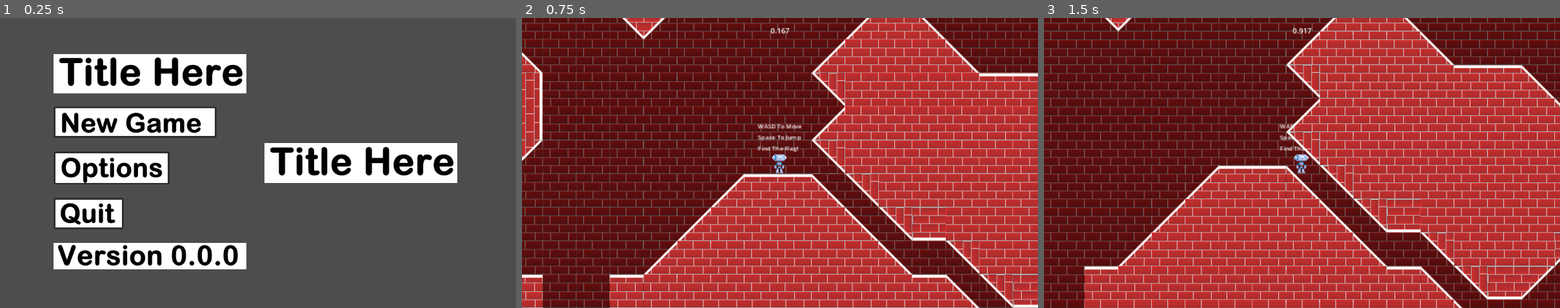
Above: before the commit, frames 1-3 (left to right).
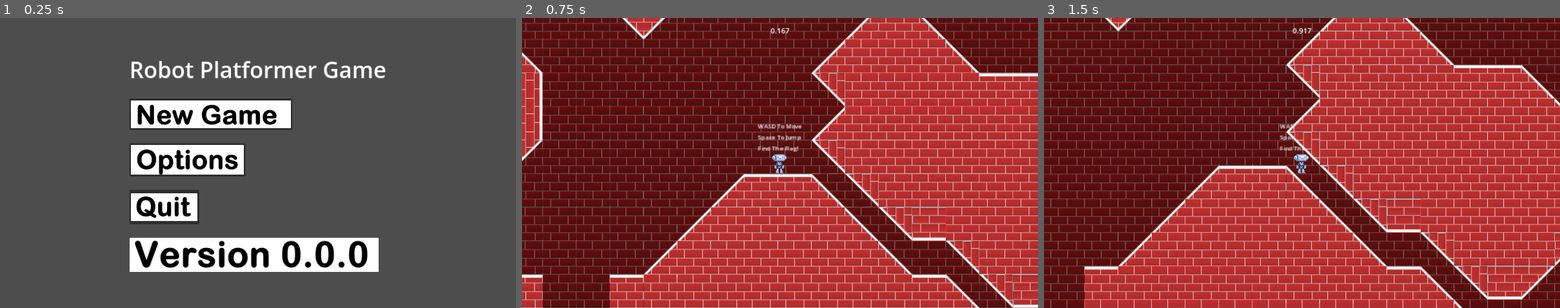
Above: after the commit, the same moments.

Repository: Lucas20002/Programming-Internal
Game: Godot game, scene res://Main Menu UI/Main Menu.tscn
Same seed, same stepped clock (60 frames per second), same inputs: the game is played once before the commit and once after it.
Inputs (mouse positions are in pixels of both pictures, inside the frame that each line leads up to; where the layout moved, square brackets give the same spot in the first picture):
- Up to frame 1 (0.25 s): no input
- Up to frame 2 (0.75 s): click (733, 113) [656, 122] at 0.5 s
- Up to frame 3 (1.5 s): tap Enter at 1.25 s; hold D (move_right) from 1.28 s (still down)

The runs differ from the first frame. In frame 1, 28% of the frame differs, in the area x 10-89%, y 12-88%; in frame 2, nothing differs; in frame 3, nothing differs.

Commit message:
Main Menu Title
fixed the title and replaced it with the actual title of the game

Diff:
--- a/Main Menu UI/Main Menu.tscn
+++ b/Main Menu UI/Main Menu.tscn
@@ -1,6 +1,5 @@
-[gd_scene load_steps=7 format=3 uid="uid://dn4d8o3ve65sm"]
+[gd_scene load_steps=6 format=3 uid="uid://dn4d8o3ve65sm"]
 
-[ext_resource type="Texture2D" uid="uid://b4i727xpqygvr" path="res://Main Menu UI/Main Menu - Placeholder/Title Placeholder.png" id="1_flpkf"]
 [ext_resource type="Script" path="res://Main Menu UI/Menu.gd" id="1_psokl"]
 [ext_resource type="Texture2D" uid="uid://drvyksrqfgb4i" path="res://Main Menu UI/Main Menu - Placeholder/New Game Placeholder.png" id="2_larah"]
 [ext_resource type="Texture2D" uid="uid://bidjdeuafu4v4" path="res://Main Menu UI/Main Menu - Placeholder/Options Placeholder.png" id="4_v4oqp"]
@@ -38,10 +37,10 @@
 theme_override_constants/separation = 30
 alignment = 1
 
-[node name="Title" type="TextureRect" parent="MarginContainer/HBoxContainer/VBoxContainer"]
+[node name="Title" type="Label" parent="MarginContainer/HBoxContainer/VBoxContainer"]
 layout_mode = 2
-texture = ExtResource("1_flpkf")
-stretch_mode = 4
+theme_override_font_sizes/font_size = 50
+text = "Robot Platformer Game"
 
 [node name="Main Menu" type="VBoxContainer" parent="MarginContainer/HBoxContainer/VBoxContainer"]
 layout_mode = 2
@@ -71,14 +70,6 @@
 texture = ExtResource("6_dcqwj")
 stretch_mode = 4
 
-[node name="CenterContainer" type="CenterContainer" parent="MarginContainer/HBoxContainer"]
-layout_mode = 2
-size_flags_horizontal = 3
-
-[node name="Side Art" type="TextureRect" parent="MarginContainer/HBoxContainer/CenterContainer"]
-layout_mode = 2
-texture = ExtResource("1_flpkf")
-
 [connection signal="pressed" from="MarginContainer/HBoxContainer/VBoxContainer/Main Menu/New Game" to="." method="_on_new_game_pressed"]
 [connection signal="pressed" from="MarginContainer/HBoxContainer/VBoxContainer/Main Menu/Options" to="." method="_on_options_pressed"]
 [connection signal="pressed" from="MarginContainer/HBoxContainer/VBoxContainer/Main Menu/Quit" to="." method="_on_quit_pressed"]
